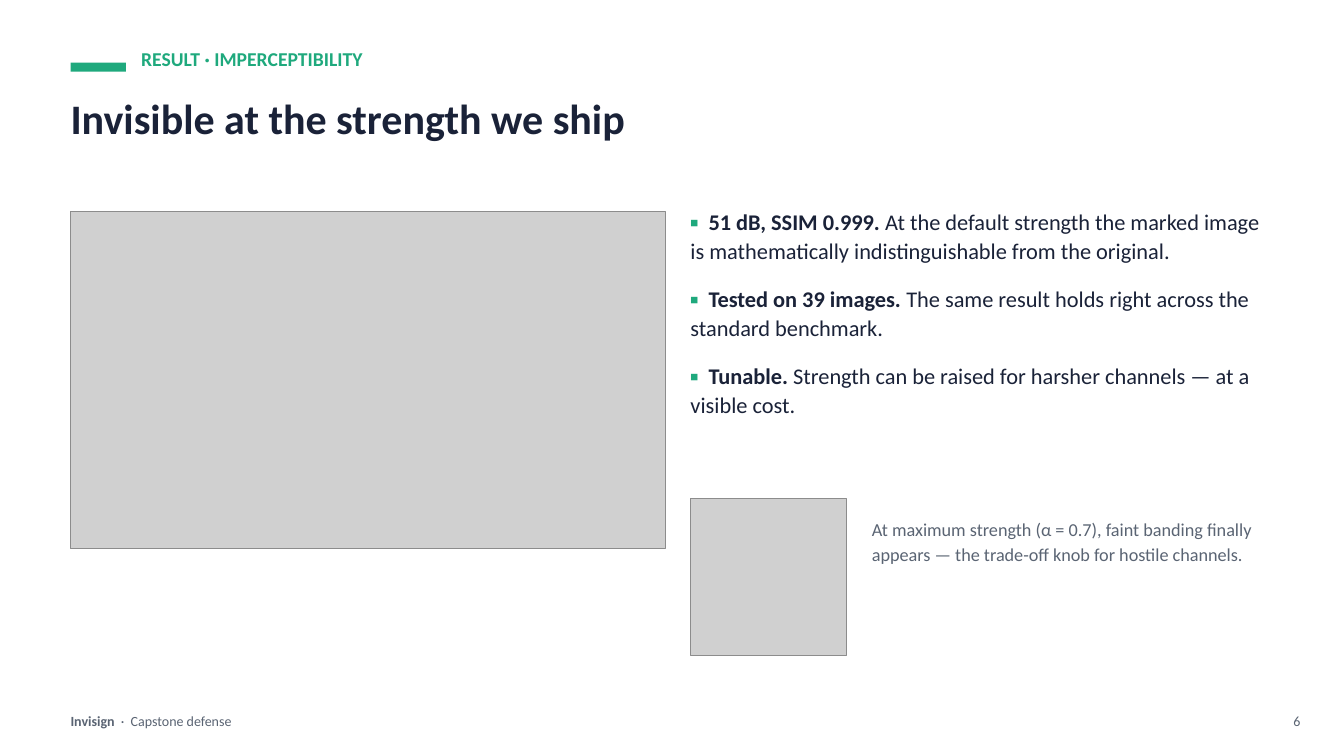
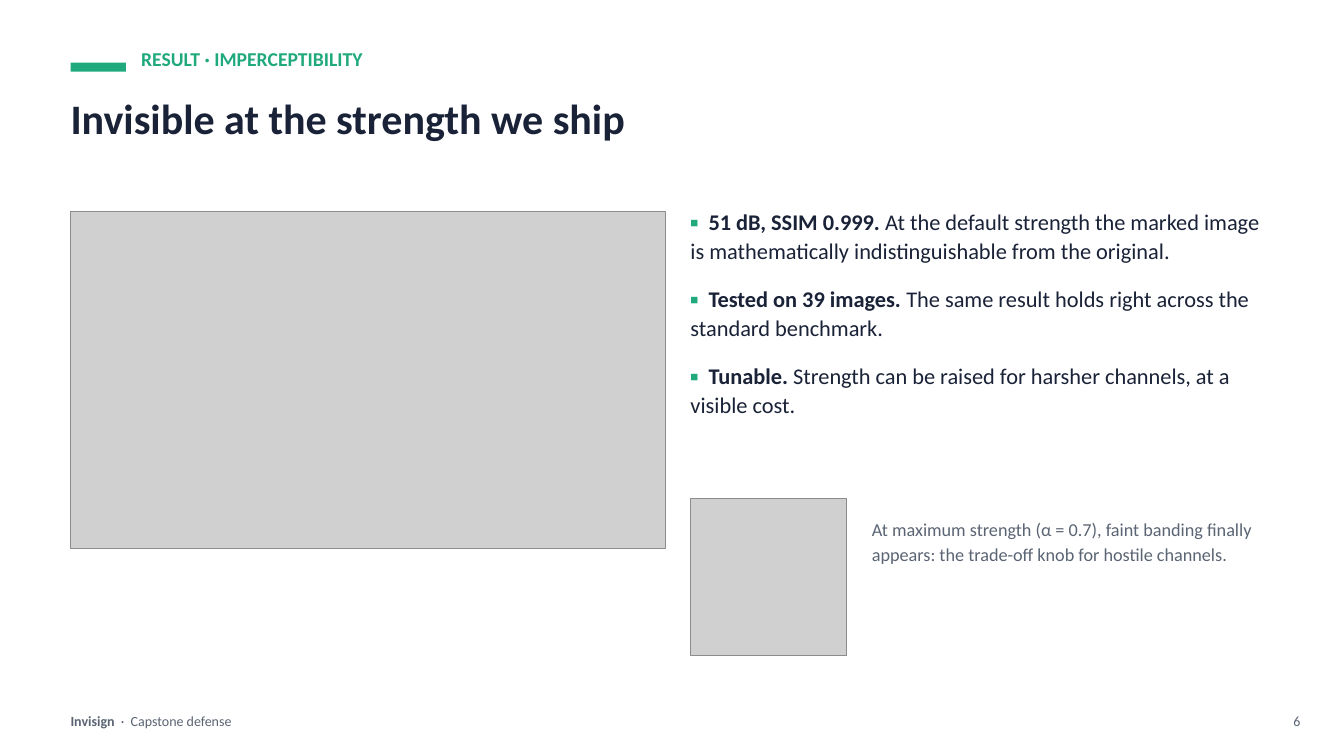
Before and after one commit to fvaldes0109/invisign, a slide deck: slide 6 of Invisign-Defense.pptx. Drawn at 1344x756 pixels with LibreOffice and Linux fonts; fonts in the diff are those of the drawing; grey boxes stand for pictures. Boxes give left, top, right and bottom in pixels: in the first picture for what was removed or moved away, otherwise in the second. Text is boxed around its words. In the diff, an @@ line names an element or a change of style, - is before the commit and + after.

```diff
--- a/Invisign-Defense.pptx
+++ b/Invisign-Defense.pptx
@@ text at [690, 368, 1230, 413]: text changed @@
-▪ Tunable. Strength can be raised for harsher channels — at a visible cost.
+▪ Tunable. Strength can be raised for harsher channels, at a visible cost.
@@ text at [872, 523, 1251, 564]: text changed @@
-At maximum strength (α = 0.7), faint banding finally appears — the trade-off knob for hostile channels.
+At maximum strength (α = 0.7), faint banding finally appears: the trade-off knob for hostile channels.
```
Also in this commit, not shown: 11 other slides changed, 4 other files.
